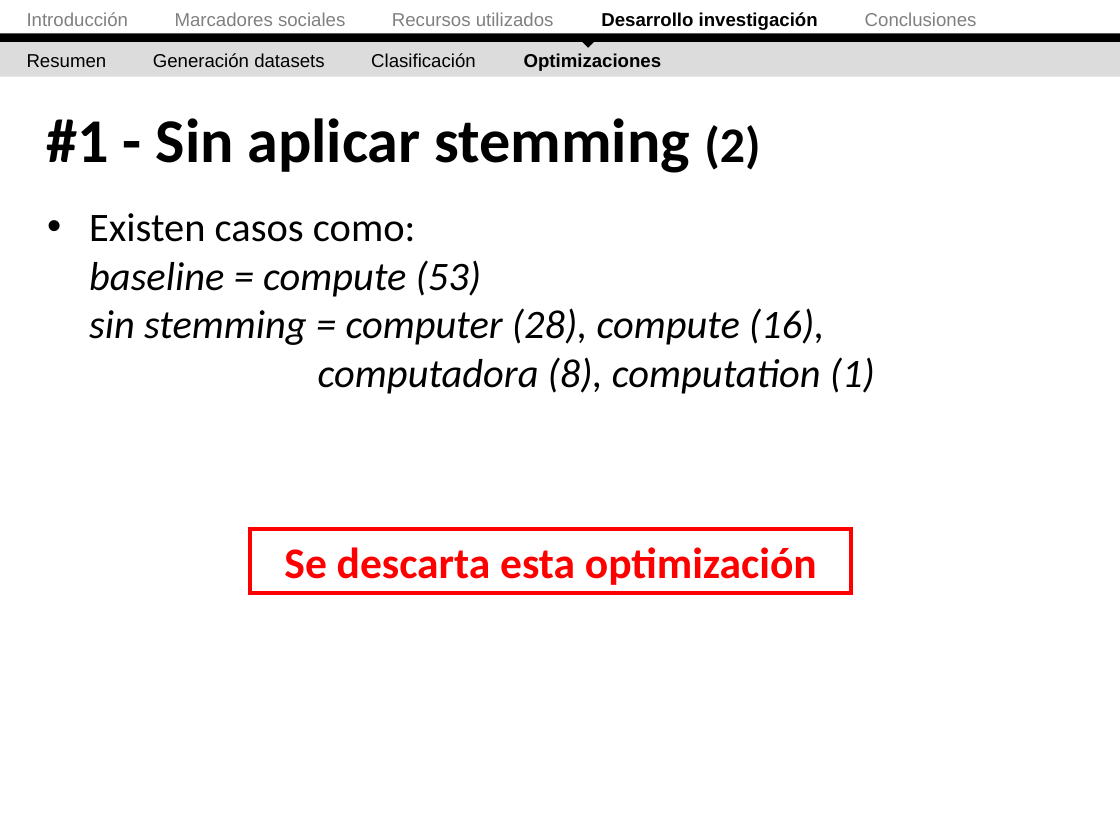
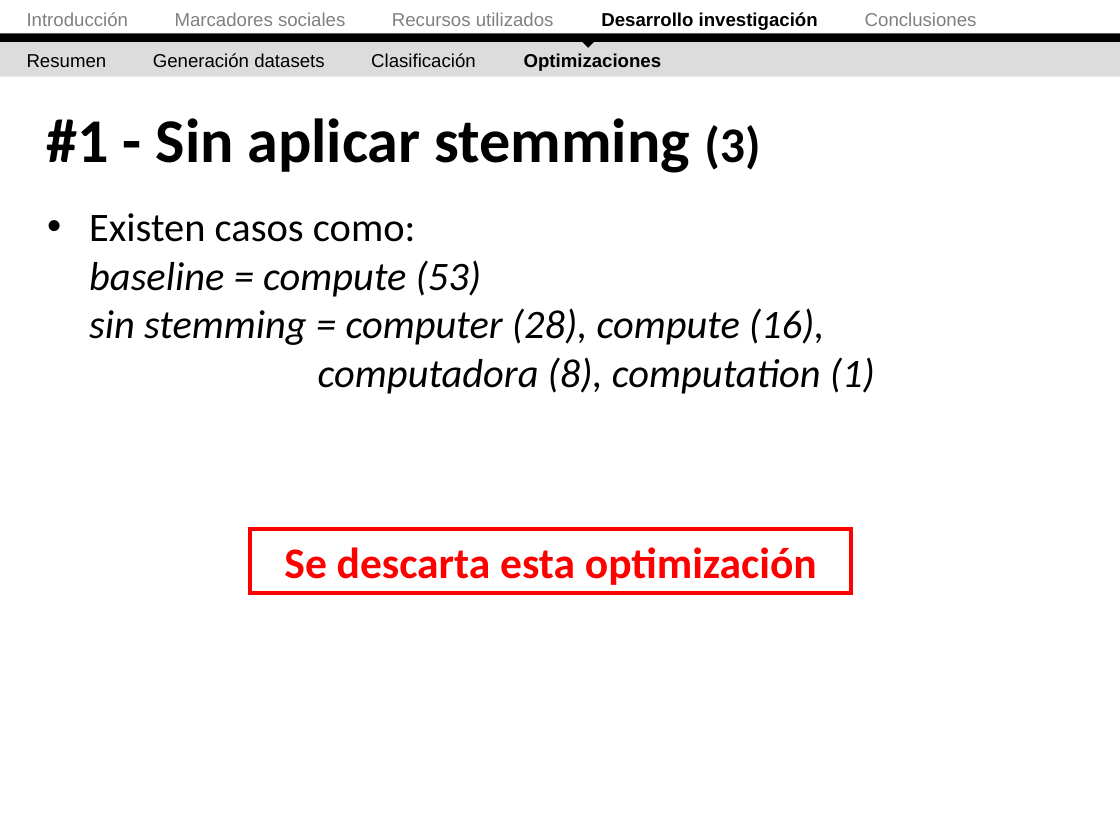
Before and after one commit to ak907kenai/nicotournetesis, a slide deck: slide 54 of docs_trunk/Presentación/Nicolás Tourné - Presentación Tesis (v2.1).ppt (slide 53 before the commit). Drawn at 1120x840 pixels with LibreOffice and Linux fonts; fonts in the diff are those of the drawing. Boxes give left, top, right and bottom in pixels: in the first picture for what was removed or moved away, otherwise in the second. Text is boxed around its words. In the diff, an @@ line names an element or a change of style, - is before the commit and + after.

```diff
--- a/docs_trunk/Presentación/Nicolás Tourné - Presentación Tesis (v2.1).ppt
+++ b/docs_trunk/Presentación/Nicolás Tourné - Presentación Tesis (v2.1).ppt
@@ title at bbox=[46, 118, 760, 173]: text changed @@
-#1 - Sin aplicar stemming (2)
+#1 - Sin aplicar stemming (3)
```
Also in this commit, not shown: 20 other slides changed, 6 slides added, 1 other file.
